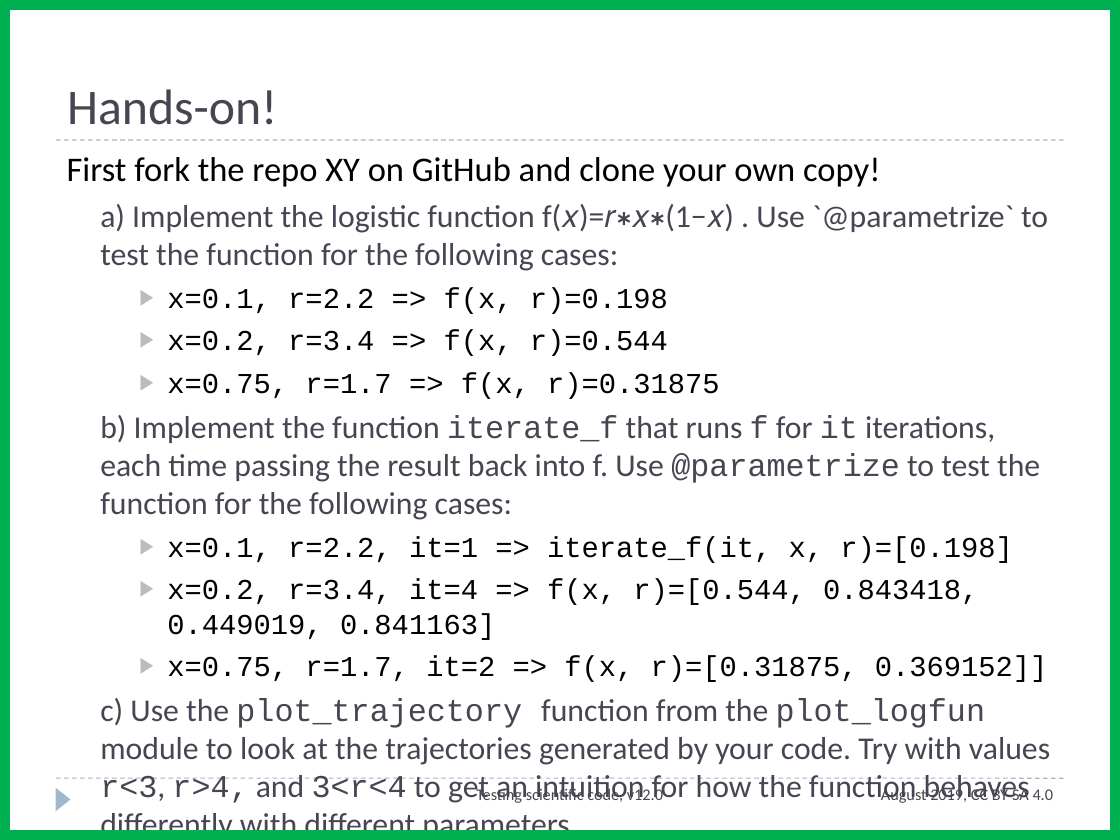
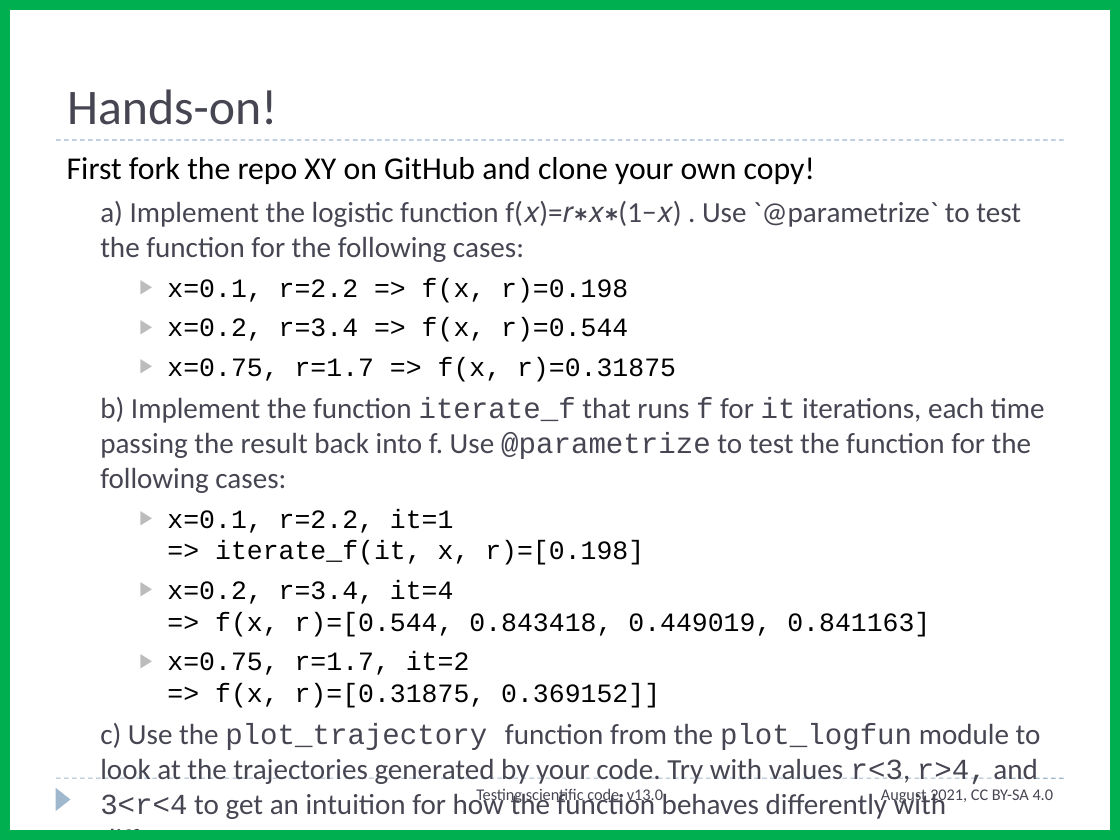
Before and after one commit to ASPP/testing_debugging_profiling, a slide deck: slide 13 of testing_part2.pptx. Drawn at 1120x840 pixels with LibreOffice and Linux fonts; fonts in the diff are those of the drawing. Boxes give left, top, right and bottom in pixels: in the first picture for what was removed or moved away, otherwise in the second. Text is boxed around its words. In the diff, an @@ line names an element or a change of style, - is before the commit and + after.

```diff
--- a/testing_part2.pptx
+++ b/testing_part2.pptx
@@ text "First fork the repo XY ..." at (x1=67, y1=157, x2=1045, y2=784): size 22.2 to 20.4 pt in "First fork the repo XY on GitHub ..."; size 20.4 to 18.7 pt in "a) Implement the logistic function f(𝑥)=𝑟∗𝑥∗(1−𝑥) . ...", "b) Implement the function iterate_f that runs ...", "c) Use the plot_trajectory function from the ..."; size 18.5 to 17 pt in "x=0.1, r=2.2 => f(x, r)=0.198", "x=0.2, r=3.4 => f(x, r)=0.544", "x=0.75, r=1.7 => f(x, r)=0.31875", "x=0.1, r=2.2, it=1 => iterate_f(it, x, r)=[0.198]" and 2 more places @@
@@ text at (x1=476, y1=788, x2=663, y2=805): text changed @@
-Testing scientific code, v12.0
+Testing scientific code, v13.0
@@ text at (x1=930, y1=789, x2=1054, y2=805): text changed @@
-August 2019, CC BY-SA 4.0
+August 2021, CC BY-SA 4.0
```
Also in this commit, not shown: 34 other slides changed, 1 slide added, 1 slide removed.
